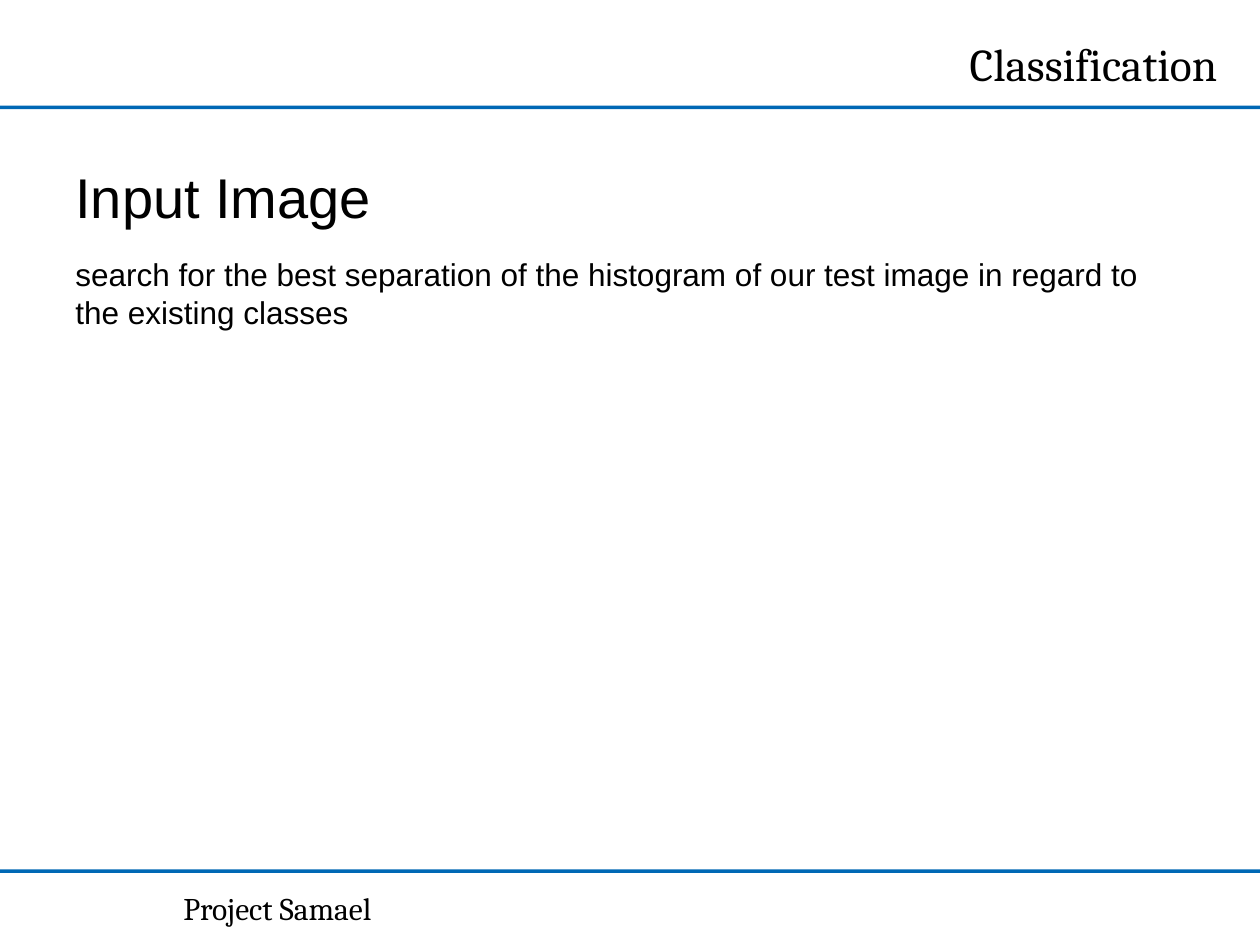
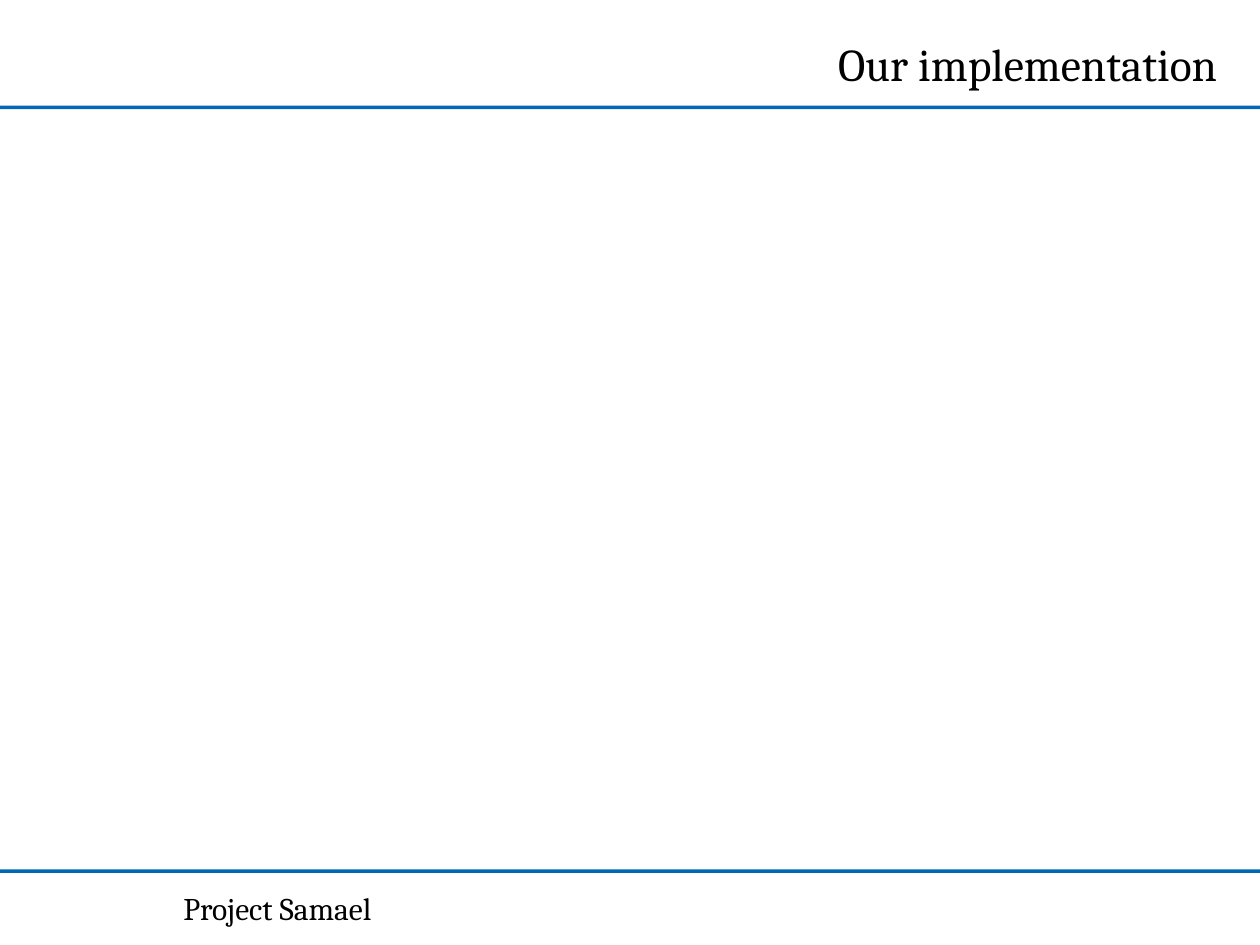
Before and after one commit to NPTricky/img-classification-ss13, a slide deck: slide 4 of doc/PPT-2013-07-10/m3-presentation.ppt (slide 7 before the commit). Drawn at 1260x945 pixels with LibreOffice and Linux fonts; fonts in the diff are those of the drawing; background and template pictures are left out. Boxes give left, top, right and bottom in pixels: in the first picture for what was removed or moved away, otherwise in the second. Text is boxed around its words. In the diff, an @@ line names an element or a change of style, - is before the commit and + after.

```diff
--- a/doc/PPT-2013-07-10/m3-presentation.ppt
+++ b/doc/PPT-2013-07-10/m3-presentation.ppt
@@ text in free at box(838, 49, 1217, 91): text changed @@
-Classification
+Our implementation
@@ text removed at box(75, 179, 1137, 330) @@
-Input Image
-search for the best separation of the histogram of our test image in regard to the existing classes
```
Also in this commit, not shown: 2 other slides changed, 2 slides added, 3 slides removed.
